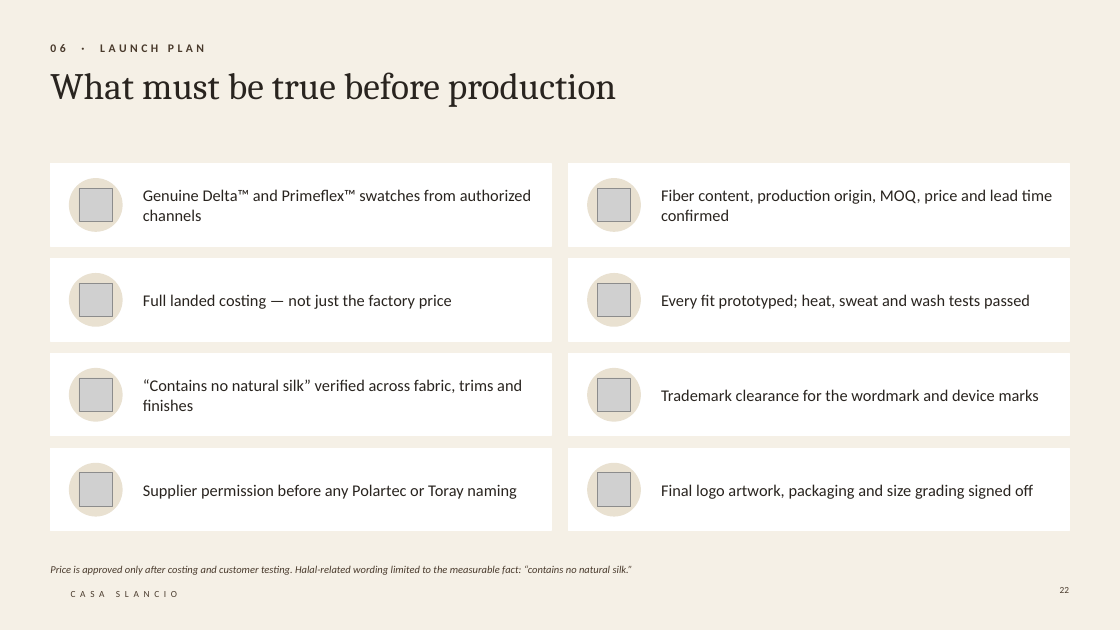
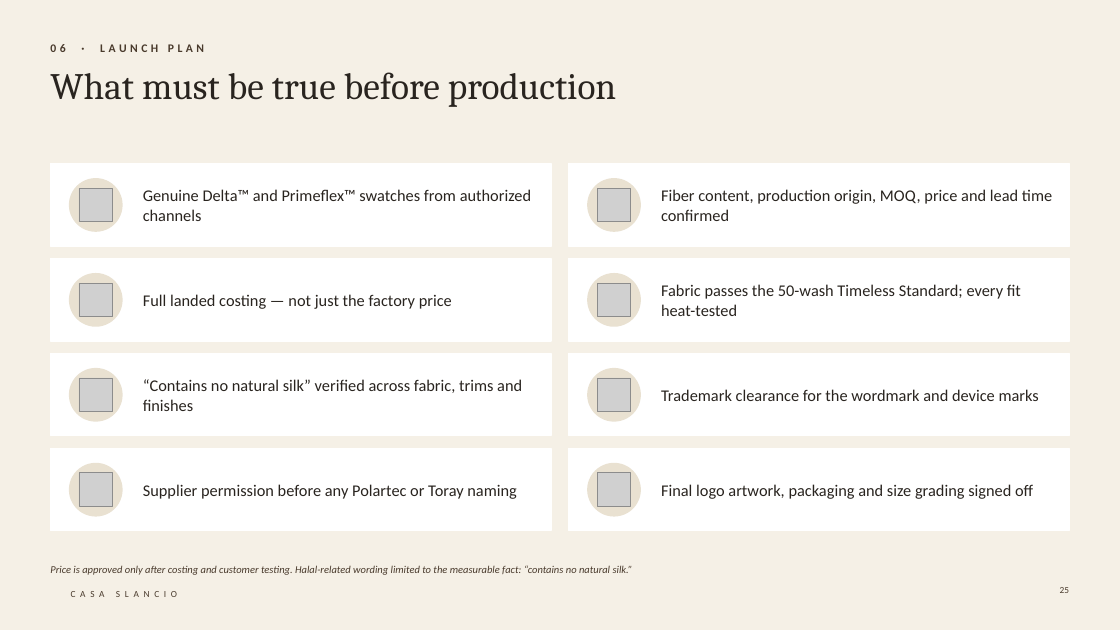
Before and after one commit to mbssssss/world-brief, a slide deck: slide 25 of casa-slancio/Casa_Slancio_Strategy_Presentation.pptx (slide 22 before the commit). Drawn at 1120x630 pixels with LibreOffice and Linux fonts; fonts in the diff are those of the drawing; grey boxes stand for pictures; background and template pictures are left out. Boxes give left, top, right and bottom in pixels: in the first picture for what was removed or moved away, otherwise in the second. Text is boxed around its words. In the diff, an @@ line names an element or a change of style, - is before the commit and + after.

```diff
--- a/casa-slancio/Casa_Slancio_Strategy_Presentation.pptx
+++ b/casa-slancio/Casa_Slancio_Strategy_Presentation.pptx
@@ text at <box>661,284,1021,316</box>: text changed @@
-Every fit prototyped; heat, sweat and wash tests passed
+Fabric passes the 50-wash Timeless Standard; every fit heat-tested
@@ page number at <box>1060,587,1069,593</box>: text changed @@
-22
+25
```
Also in this commit, not shown: 4 other slides changed, 3 slides added, 1 other file.
